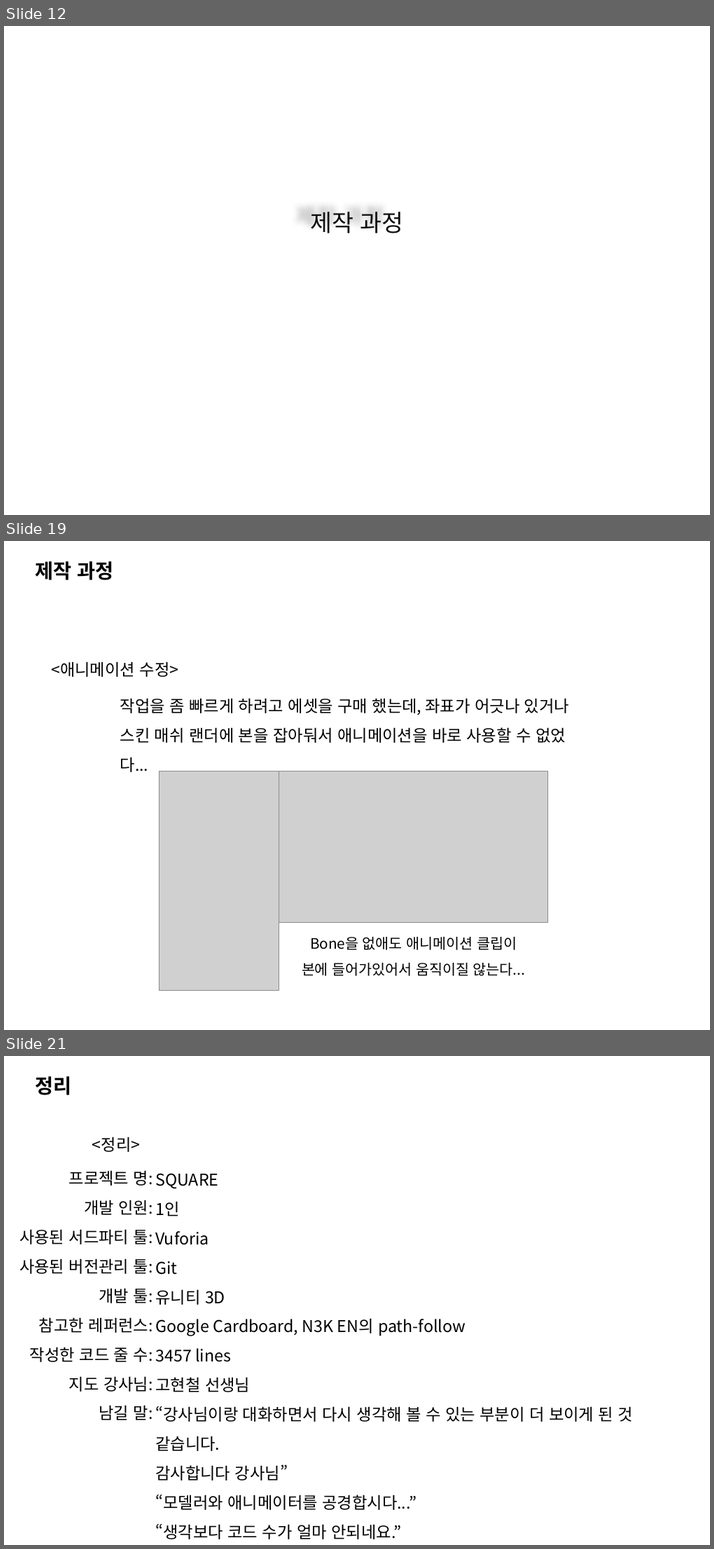
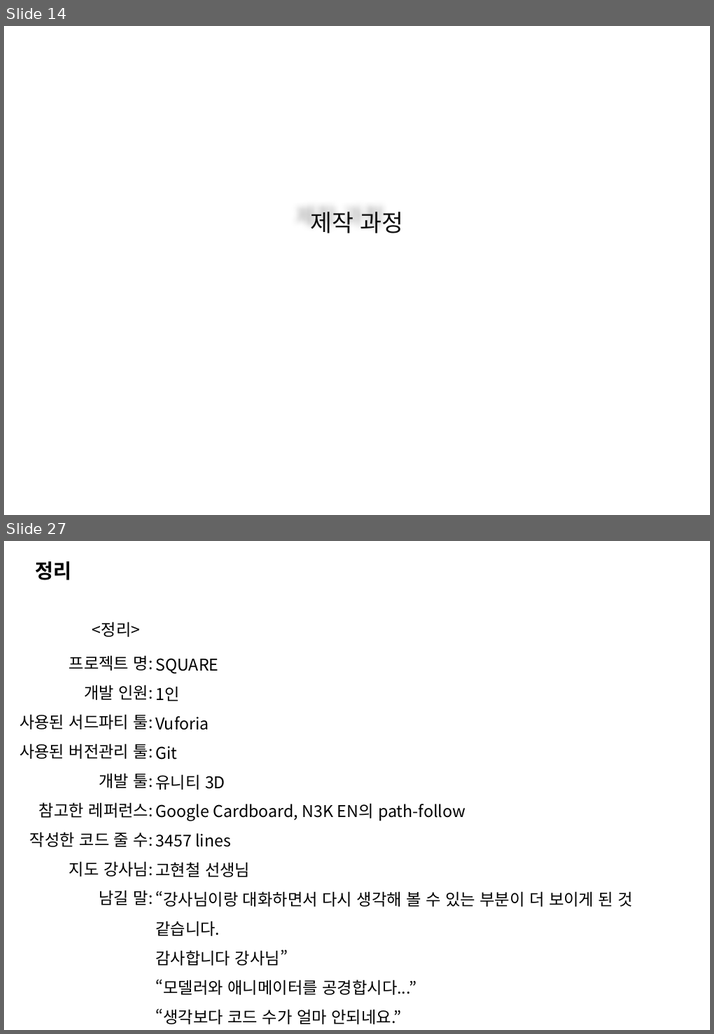
Before and after one commit to Hanghyeon/SQUARE, a slide deck: User_OtherFiles/포폴 발표 준비/2017_NCIA.pptx. Shown one above the other, each under a label of ours: slides 12, 19 and 21 before the commit, slides 14 and 27 after it; the slides between them are not shown. The pictures are 714x1549 and 714x1034 pixels, drawn with LibreOffice and Linux fonts; fonts in the diff are those of the drawing; grey boxes stand for pictures; background and template pictures are left out. Boxes give left, top, right and bottom in pixels: in the first picture for what was removed or moved away, otherwise in the second. Text is boxed around its words. In the diff, an @@ line names an element or a change of style, - is before the commit and + after.

```diff
--- a/User_OtherFiles/포폴 발표 준비/2017_NCIA.pptx
+++ b/User_OtherFiles/포폴 발표 준비/2017_NCIA.pptx
@@ slide 19 removed at [4,541,710,1030], background picture (left out) @@
@@ title removed at [35,561,114,580] @@
-제작 과정
@@ text removed at [51,661,179,677] @@
-<애니메이션 수정>
@@ text removed at [120,698,569,743] @@
-작업을 좀 빠르게 하려고 에셋을 구매 했는데, 좌표가 어긋나 있거나
-스킨 매쉬 랜더에 본을 잡아둬서 애니메이션을 바로 사용할 수 없었다...
@@ picture removed at [159,771,278,990] @@
@@ picture removed at [279,771,549,922] @@
@@ text removed at [302,937,525,976] @@
-Bone을 없애도 애니메이션 클립이
-본에 들어가있어서 움직이질 않는다...
@@ what was slide 12 is now slide 14 @@
@@ what was slide 21 is now slide 27 @@
```
Also in this commit, not shown: 5 slides changed, 11 slides added, 4 other slides removed.
